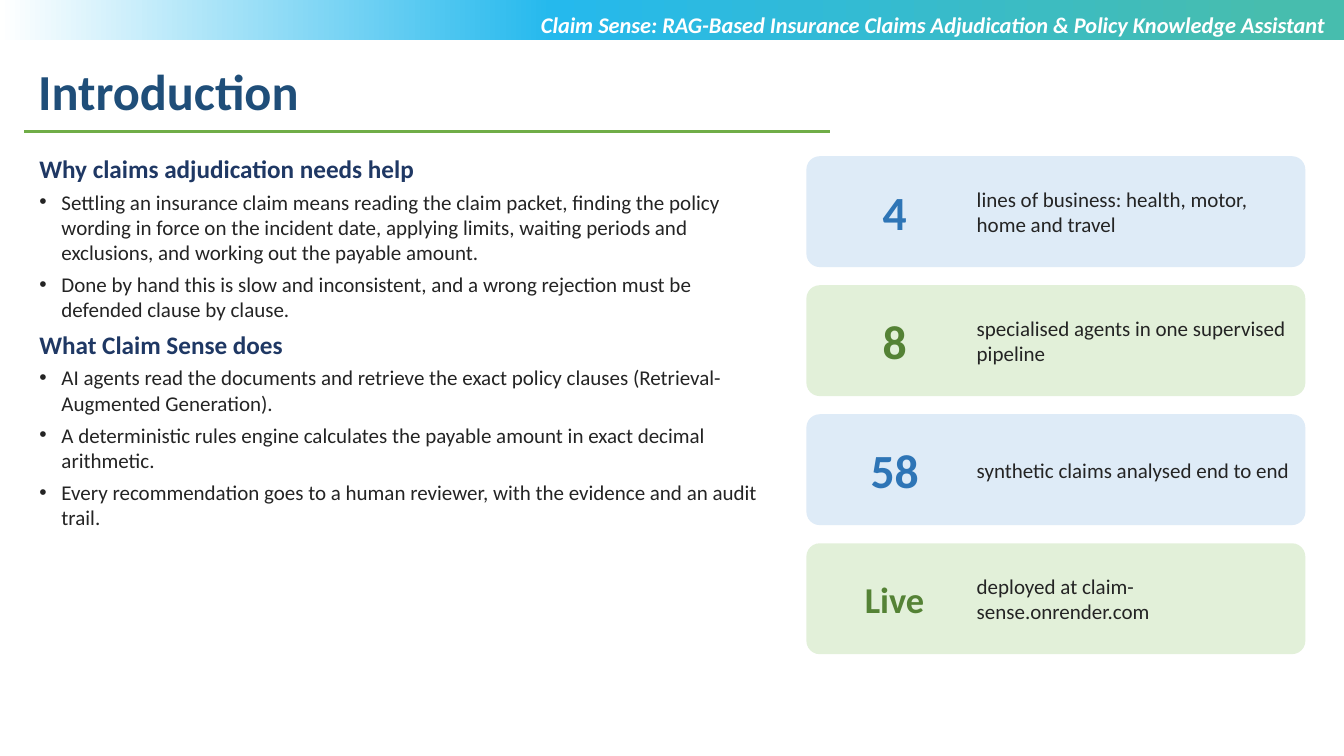
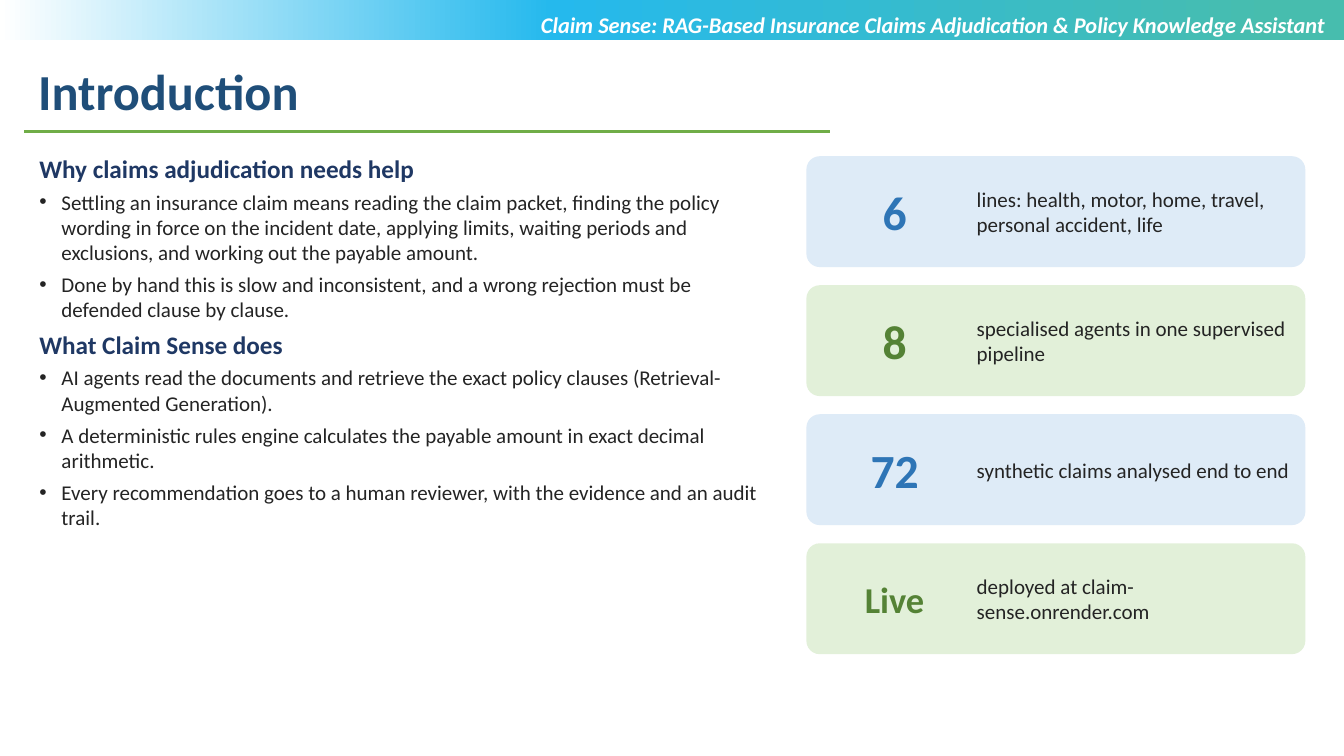
Before and after one commit to sricharansk/CLAIM-SENSE, a slide deck: slide 2 of docs/presentation/Claim_Sense_Review_III_SK_Sricharan.pptx. Drawn at 1344x756 pixels with LibreOffice and Linux fonts; fonts in the diff are those of the drawing; background and template pictures are left out. Boxes give left, top, right and bottom in pixels: in the first picture for what was removed or moved away, otherwise in the second. Text is boxed around its words. In the diff, an @@ line names an element or a change of style, - is before the commit and + after.

```diff
--- a/docs/presentation/Claim_Sense_Review_III_SK_Sricharan.pptx
+++ b/docs/presentation/Claim_Sense_Review_III_SK_Sricharan.pptx
@@ text at [883, 197, 907, 231]: text changed @@
-4
+6
@@ text at [977, 192, 1264, 236]: text changed @@
-lines of business: health, motor, home and travel
+lines: health, motor, home, travel, personal accident, life
@@ text at [871, 457, 919, 488]: text changed @@
-58
+72
```
Also in this commit, not shown: 9 other slides changed, 39 other files.
